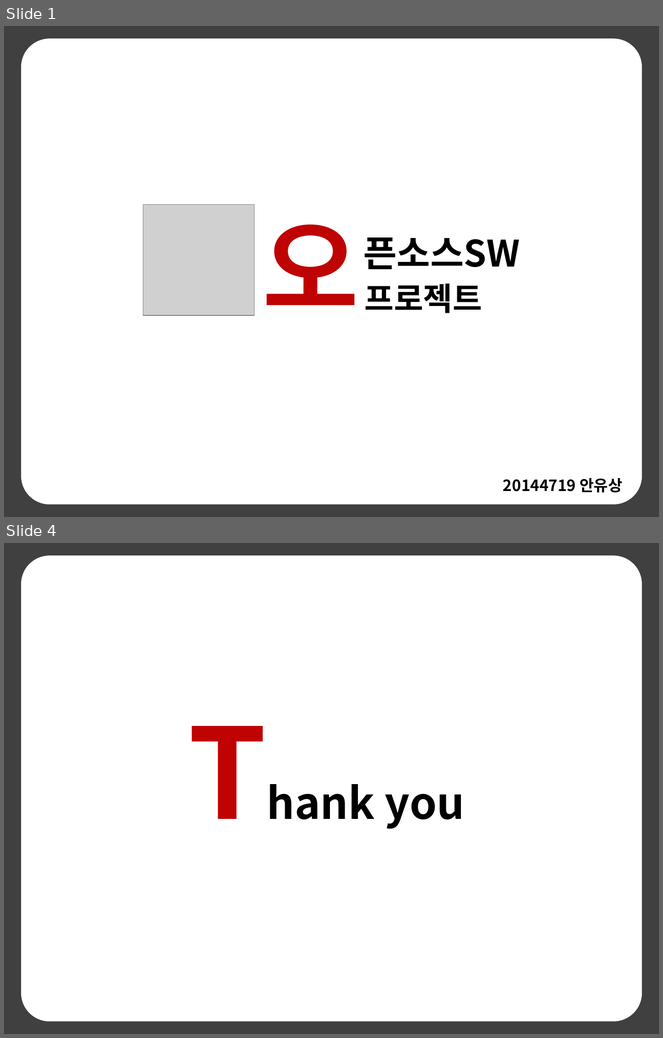
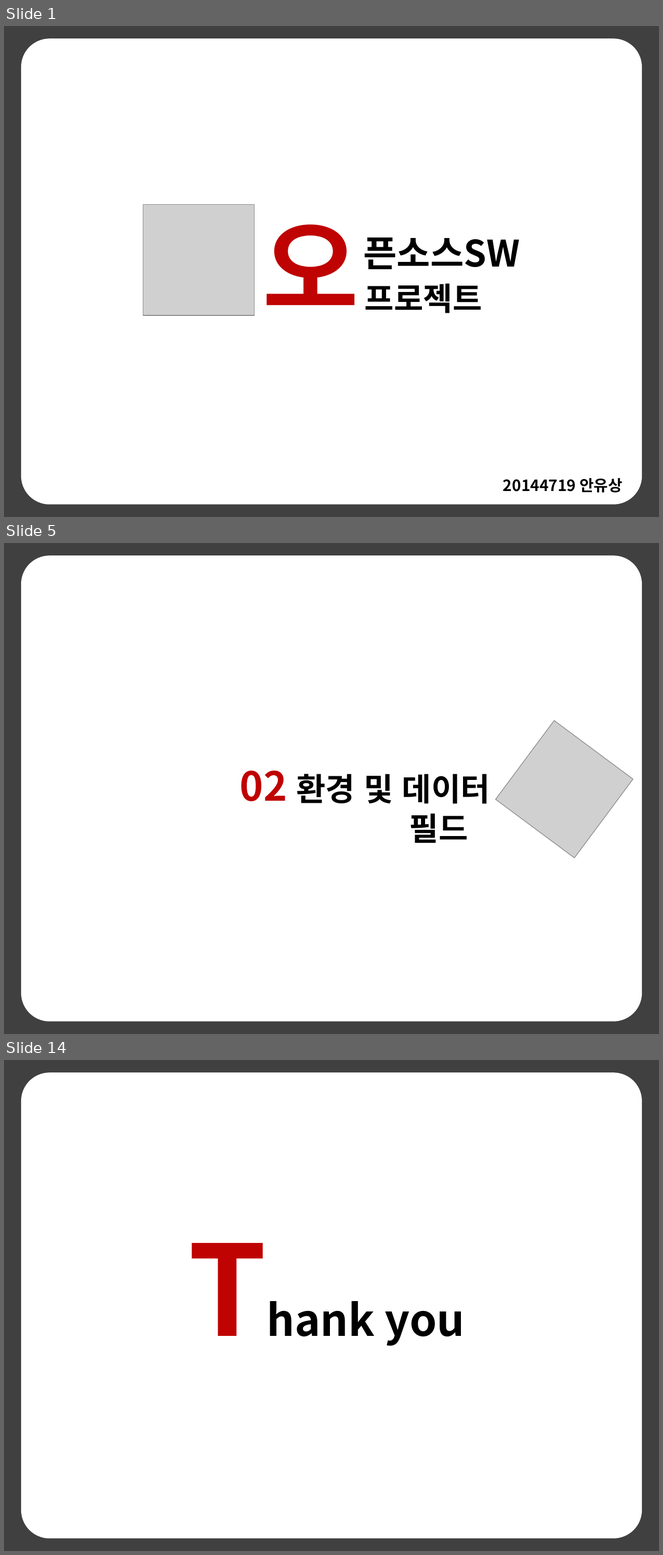
Before and after one commit to anys123/20144719, a slide deck: 20144719안유상(발표자료).pptx. Shown one above the other, each under a label of ours: slides 1 and 4 before the commit, slides 1, 5 and 14 after it; the slides between them are not shown. The pictures are 663x1038 and 663x1555 pixels, drawn with LibreOffice and Linux fonts; fonts in the diff are those of the drawing; grey boxes stand for pictures. Boxes give left, top, right and bottom in pixels: in the first picture for what was removed or moved away, otherwise in the second. Text is boxed around its words. In the diff, an @@ line names an element or a change of style, - is before the commit and + after.

```diff
--- a/20144719안유상(발표자료).pptx
+++ b/20144719안유상(발표자료).pptx
@@ slide 5 added at [4, 543, 659, 1034], background #404040 @@
@@ rounded rectangle added at [22, 557, 642, 1021], fill #FFFFFF, outline #FFFFFF 2 pt @@
@@ picture added at [495, 721, 633, 858] @@
@@ text added at [240, 771, 490, 843], 35 pt, text #000000, bold @@
+02 환경 및 데이터
+필드
@@ what was slide 4 is now slide 14 @@
```
Also in this commit, not shown: 1 slide changed, 10 other slides added, 1 slide removed, 3 other files.
